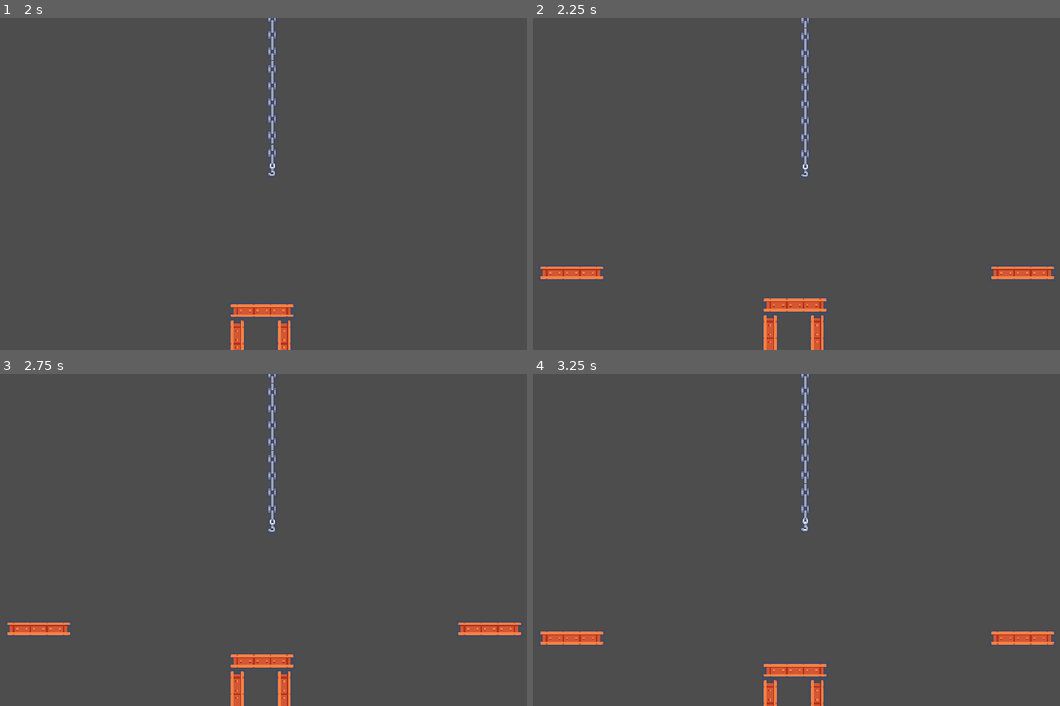
Above: before the commit, frames 1-4 (two rows, left to right).
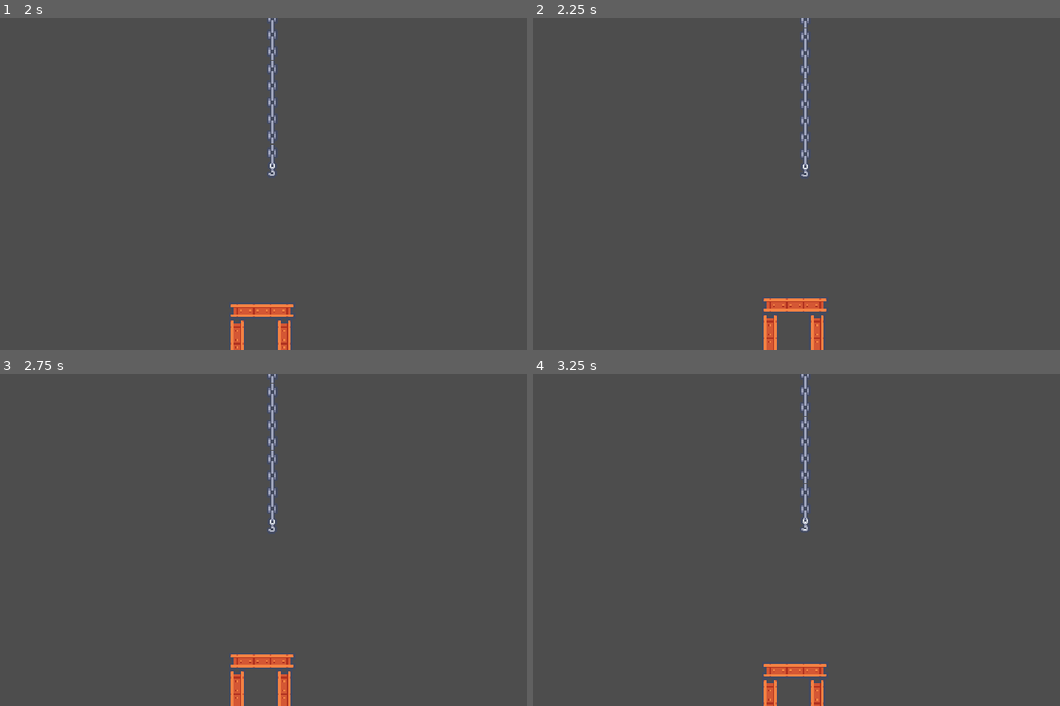
Above: after the commit, the same moments.

Repository: HeadPanda/tower-crane
Game: Godot game, scene res://scenes/main_scenes/level.tscn
Same seed, same stepped clock (60 frames per second), same inputs: the game is played once before the commit and once after it.
Inputs:
- Up to frame 1 (2 s): tap Enter at 0.5 s; hold E (rotate_right) 0.53-1.28 s; tap Space (attach) at 0.6, 1.25, 1.35 s; hold Ctrl (move_down) from 1.28 s (still down)
- Up to frame 2 (2.25 s): release Ctrl (move_down) at 2.03 s; hold E (rotate_right) from 2.03 s (still down); tap Space (attach) at 2.1 s
- Up to frame 3 (2.75 s): keep holding E (rotate_right)
- Up to frame 4 (3.25 s): tap Enter at 2.75 s; release E (rotate_right) at 2.78 s; hold Shift (move_up) from 2.78 s (still down); tap Space (attach) at 2.85 s

Frame 1 is identical in both runs. In frame 2, 0.9% of the frame differs, in the area x 1-99%, y 74-79%; in frame 3, 0.9%; in frame 4, 0.9%, in the area x 1-99%, y 77-82%.

Commit message:
Randomize spawn times, fix crane block reference

Diff:
--- a/scenes/blocks/block_spawner.gd
+++ b/scenes/blocks/block_spawner.gd
@@ -2,15 +2,28 @@
 extends Node2D
 
 @export var block_types : Array[PackedScene]
+@export var rotations : Array[float]
+@export var spawn_delay_variance: float = 5.0
+@export var spawn_delay: float = 5.0
 @onready var area_2d: Area2D = $Area2D
 @onready var blocks_container: Node2D = get_node("/root/Level/Main/Blocks")
+@onready var spawn_timer: Timer = $SpawnTimer
 
 
+func _ready() -> void:
+	spawn_timer.wait_time = spawn_delay + randf_range(-1.0, spawn_delay_variance)
+	spawn_timer.start()
+
 func _on_spawn_timer_timeout() -> void:
+	spawn_timer.wait_time = spawn_delay + randf_range(0, spawn_delay_variance)
 	await get_tree().physics_frame
 	if area_2d.has_overlapping_bodies() or area_2d.has_overlapping_areas():
 		return
 
 	var random_block: RigidBody2D = block_types.pick_random().instantiate()
+
+	if len(rotations) > 0:
+		random_block.rotation = rotations.pick_random()
+
 	random_block.global_position = global_position
 	blocks_container.add_child(random_block)
--- a/scenes/blocks/block_spawner.tscn
+++ b/scenes/blocks/block_spawner.tscn
@@ -9,6 +9,7 @@
 [node name="BlockSpawner" type="Node2D"]
 script = ExtResource("1_q70j1")
 block_types = Array[PackedScene]([ExtResource("2_jfi4h")])
+rotations = Array[float]([0.0, 45.0, 90.0, 180.0, 270.0, -45.0, -90.0, -180.0])
 
 [node name="Area2D" type="Area2D" parent="."]
 collision_layer = 16
@@ -19,6 +20,5 @@
 
 [node name="SpawnTimer" type="Timer" parent="."]
 wait_time = 2.0
-autostart = true
 
 [connection signal="timeout" from="SpawnTimer" to="." method="_on_spawn_timer_timeout"]
--- a/scenes/crane/crane.gd
+++ b/scenes/crane/crane.gd
@@ -19,17 +19,19 @@
 var direction : Vector2
 var held_block : RigidBody2D
 var joint: PinJoint2D
+var is_rotating := false
 
 @onready var grab_area: Area2D = %GrabArea
 @onready var hook: RigidBody2D = %Hook
 @onready var chains: Node2D = $ChainContainer/Chains
+@onready var rotate_timer: Timer = $RotateTimer
 
 
 func _ready() -> void:
 	for child in chains.get_children():
 		if child is PinJoint2D:
 			child.softness = chain_softness
-
+	rotate_timer.wait_time = release_delay * 2.5
 
 func _physics_process(delta: float) -> void:
 	direction = Input.get_vector("move_left", "move_right", "move_up", "move_down")
@@ -40,13 +42,13 @@
 
 	if held_block:
 		if Input.is_action_pressed("rotate_left"):
+			rotate_timer.stop()
 			rotate_around_hook(-rotation_amount)
 		elif Input.is_action_pressed("rotate_right"):
+			rotate_timer.stop()
 			rotate_around_hook(rotation_amount)
 		elif Input.is_action_just_released("rotate_left") or Input.is_action_just_released("rotate_right"):
-			await get_tree().create_timer(release_delay * 2).timeout
-			if held_block:
-				held_block.lock_rotation = false
+			rotate_timer.start()
 
 
 func apply_movement(delta: float):
@@ -92,12 +94,14 @@
 			joint.queue_free()
 			joint = null
 
+		var cached_block = held_block
+		held_block = null
 		await get_tree().create_timer(release_delay).timeout
-		held_block.set_collision_layer_value(3, true)
-		held_block.set_collision_layer_value(4, false)
-		held_block.set_collision_mask_value(2, true)
-		held_block.lock_rotation = false
-		held_block = null
+		cached_block.set_collision_layer_value(3, true)
+		cached_block.set_collision_layer_value(4, false)
+		cached_block.set_collision_mask_value(2, true)
+		cached_block.lock_rotation = false
+		cached_block = null
 	else:
 		for body in grab_area.get_overlapping_bodies():
 			if body.is_in_group("Blocks"):
@@ -117,3 +121,9 @@
 				joint.node_b = held_block.get_path()
 				hook.add_child(joint)
 				break
+
+
+func _on_rotate_timer_timeout() -> void:
+	print("release")
+	if held_block != null:
+		held_block.lock_rotation = false
--- a/scenes/crane/crane.tscn
+++ b/scenes/crane/crane.tscn
@@ -251,3 +251,9 @@
 [node name="CollisionShape2D" type="CollisionShape2D" parent="ChainContainer/Hook/GrabArea"]
 position = Vector2(0, 5)
 shape = SubResource("CircleShape2D_a0dwg")
+
+[node name="RotateTimer" type="Timer" parent="."]
+wait_time = 0.5
+one_shot = true
+
+[connection signal="timeout" from="RotateTimer" to="." method="_on_rotate_timer_timeout"]
--- a/scenes/main_scenes/level.tscn
+++ b/scenes/main_scenes/level.tscn
@@ -45,6 +45,12 @@
 [node name="BlockSpawner2" parent="Main/BlockSpawners" instance=ExtResource("4_vjt8f")]
 position = Vector2(75, 227)
 
+[node name="BlockSpawner3" parent="Main/BlockSpawners" instance=ExtResource("4_vjt8f")]
+position = Vector2(563, -6)
+
+[node name="BlockSpawner4" parent="Main/BlockSpawners" instance=ExtResource("4_vjt8f")]
+position = Vector2(75, -6)
+
 [node name="Foreground" type="Node2D" parent="."]
 
 [connection signal="body_shape_entered" from="Main/Blocks/MetalBlockStraight2" to="Main/Blocks/MetalBlockStraight2" method="_on_body_shape_entered"]
